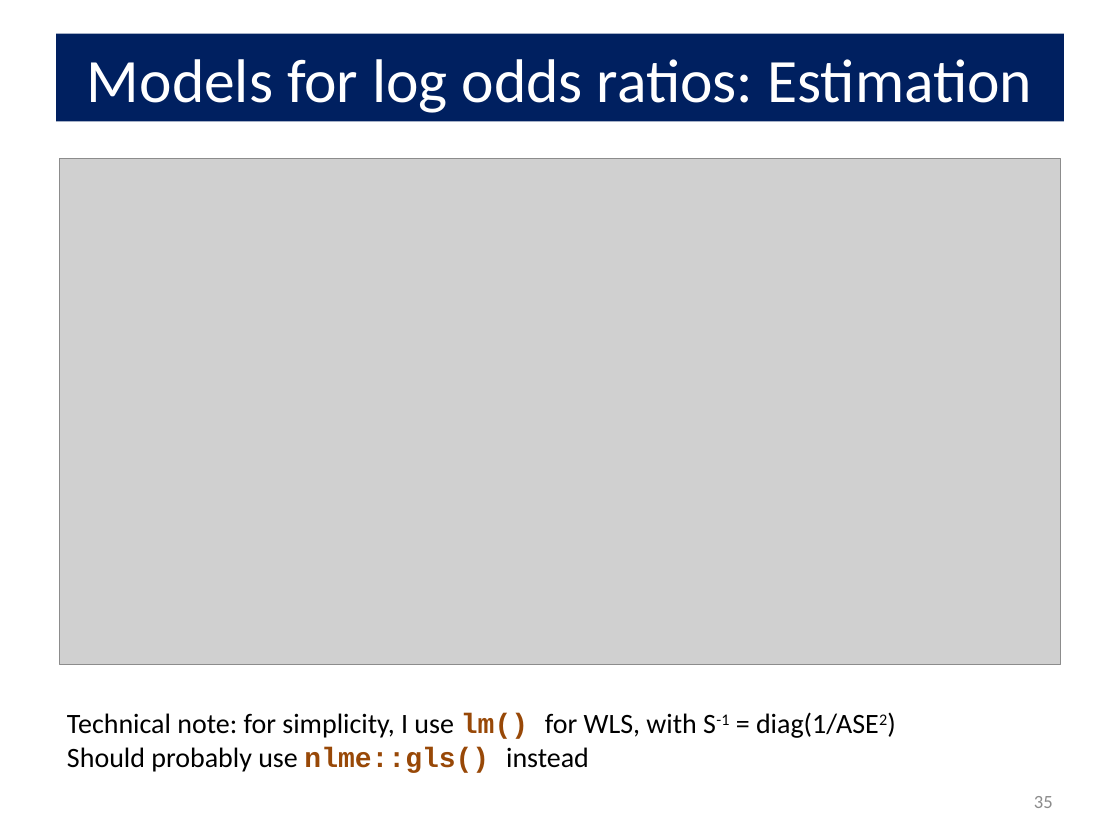
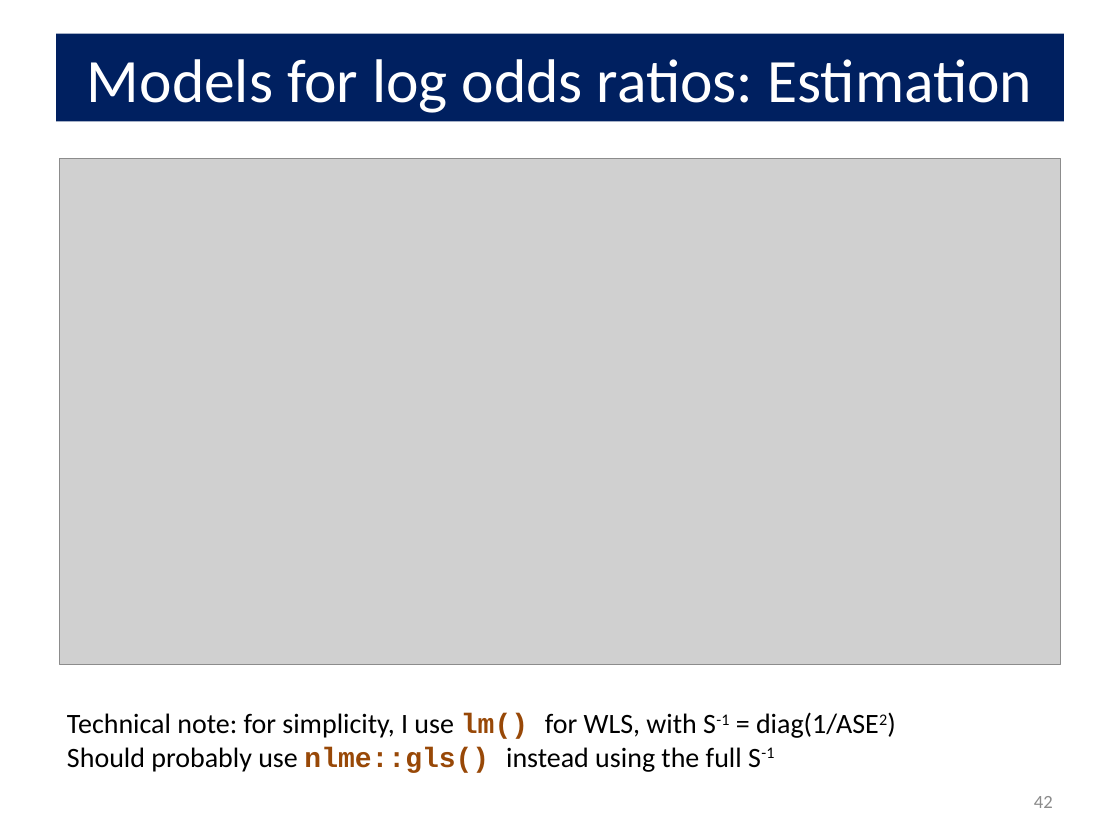
Before and after one commit to friendly/psy6136, a slide deck: slide 42 of lectures/10-Log-Odds.pptx (slide 35 before the commit). Drawn at 1120x840 pixels with LibreOffice and Linux fonts; fonts in the diff are those of the drawing; grey boxes stand for pictures. Boxes give left, top, right and bottom in pixels: in the first picture for what was removed or moved away, otherwise in the second. Text is boxed around its words. In the diff, an @@ line names an element or a change of style, - is before the commit and + after.

```diff
--- a/lectures/10-Log-Odds.pptx
+++ b/lectures/10-Log-Odds.pptx
@@ text at bbox=[67, 747, 774, 773]: text changed @@
-Should probably use nlme::gls() instead
+Should probably use nlme::gls() instead using the full S-1
@@ page number at bbox=[1034, 796, 1053, 808]: text changed @@
-35
+42
```
Also in this commit, not shown: 17 other slides changed, 7 slides added, 7 other files.
